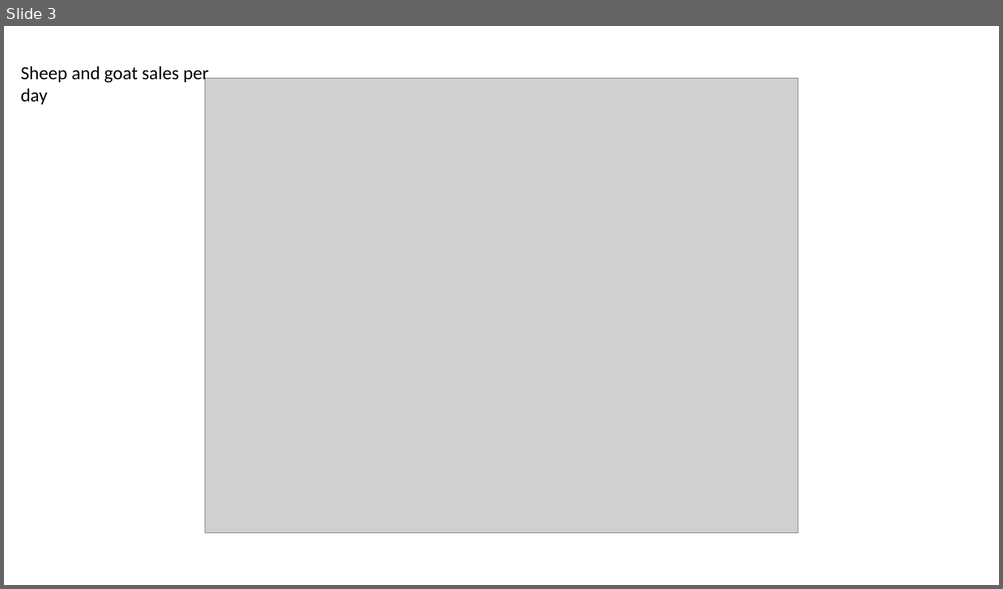
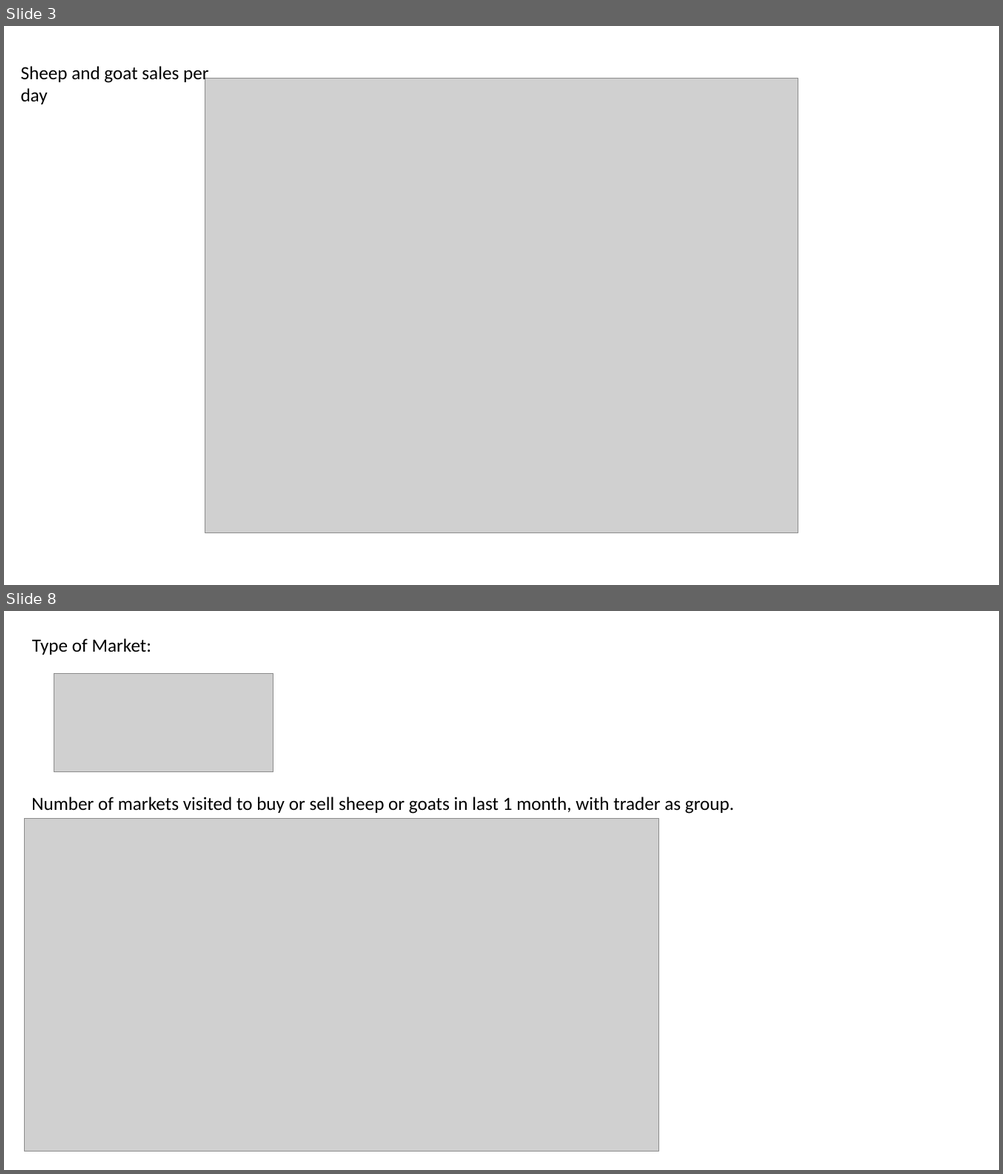
Before and after one commit to BethSavagar/Tanzania_markets, a slide deck: results-presentations/markets-descriptive-analysis.pptx. Shown one above the other, each under a label of ours: slide 3 before the commit, slides 3 and 8 after it; the slides between them are not shown. The pictures are 1003x589 and 1003x1174 pixels, drawn with LibreOffice and Linux fonts; fonts in the diff are those of the drawing; grey boxes stand for pictures. Boxes give left, top, right and bottom in pixels: in the first picture for what was removed or moved away, otherwise in the second. Text is boxed around its words. In the diff, an @@ line names an element or a change of style, - is before the commit and + after.

Commit message:
developing descriptive analysis of market data

```diff
--- a/results-presentations/markets-descriptive-analysis.pptx
+++ b/results-presentations/markets-descriptive-analysis.pptx
@@ slide 8 added at [4, 611, 999, 1170], background #FFFFFF @@
@@ text added at [32, 638, 152, 655], 18 pt, text #000000 @@
+Type of Market:
@@ picture added at [54, 674, 273, 772] @@
@@ text added at [31, 797, 734, 814], 18 pt, text #000000 @@
+Number of markets visited to buy or sell sheep or goats in last 1 month, with trader as group.
@@ picture added at [24, 818, 658, 1151] @@
```
Also in this commit, not shown: 9 other slides added, 54 other files.
